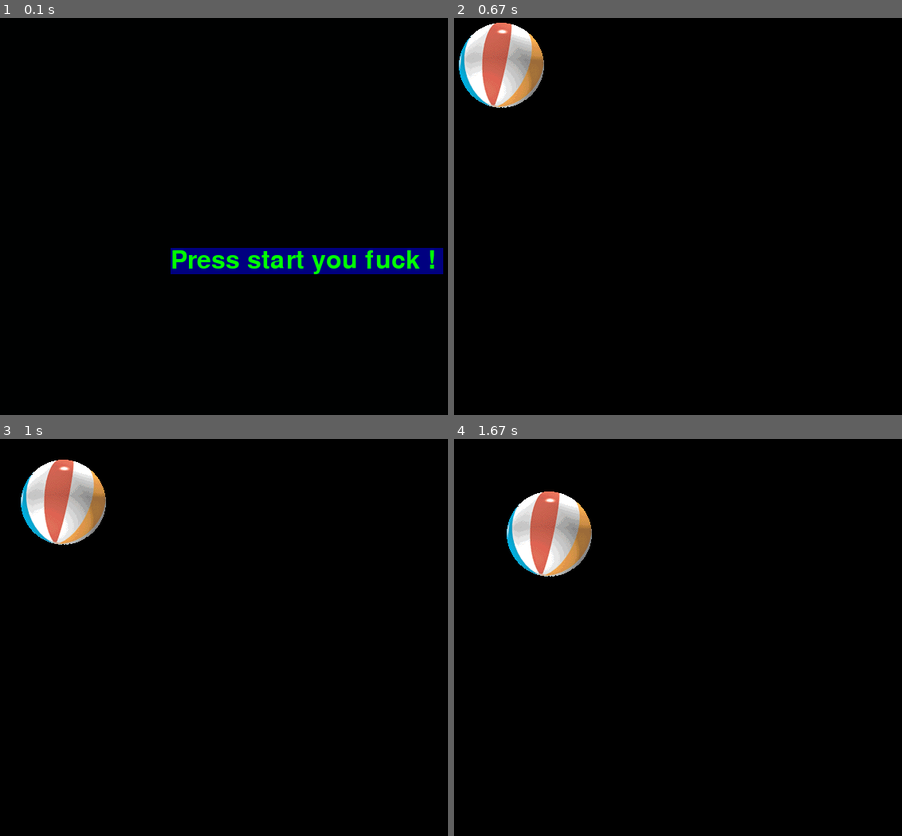
Above: before the commit, frames 1-4 (two rows, left to right).
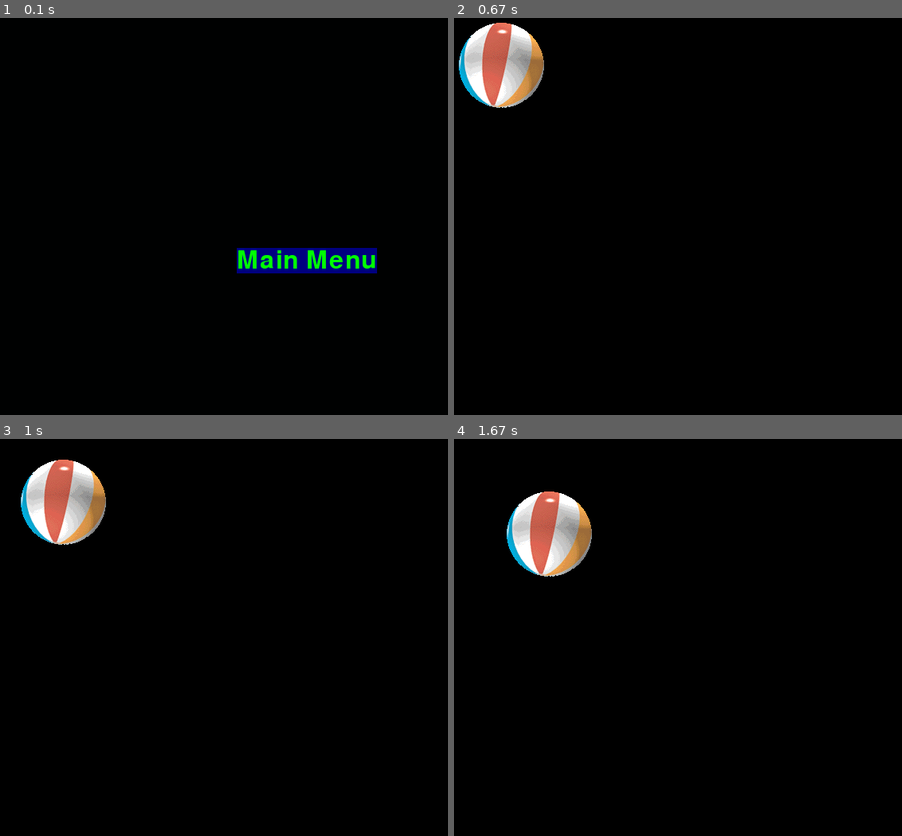
Above: after the commit, the same moments.

Repository: Q-ro/PyGameEngine
Game: pygame game, started from main.py
Two runs of this game, one before a commit and one after it. Both use one fixed random seed, a clock stepped at 60 frames per second and the inputs below.
Inputs:
- Up to frame 1 (0.1 s): no input
- Up to frame 2 (0.67 s): hold Up from 0.33 s (still down)
- Up to frame 3 (1 s): release Up at 0.8 s; hold Up from 0.83 s (still down)
- Up to frame 4 (1.67 s): release Up at 1.2 s; hold Up 1.23-1.53 s

The runs differ from the first frame. In frame 1, 2.9% of the frame differs, in the area x 38-99%, y 57-65%; in frame 2, nothing differs; in frame 3, nothing differs; in frame 4, nothing differs.

Commit message:
Fixed styling of the md file, fixed missing reference to the actual main menu text

Diff:
--- a/Scenes/menuScene.py
+++ b/Scenes/menuScene.py
@@ -22,7 +22,7 @@
         backgroundColor = 0, 1, 1
         SceneBase.__init__(self, backgroundColor, 0, width, height)
         font = pygame.font.Font('freesansbold.ttf', 32)
-        self.text = font.render('Press start you fuck ! ', True, self.green,
+        self.text = font.render(self.textToDisplay, True, self.green,
                                 self.blue)
         self.textRect = self.text.get_rect()
 
Not shown, changed: readme.md
